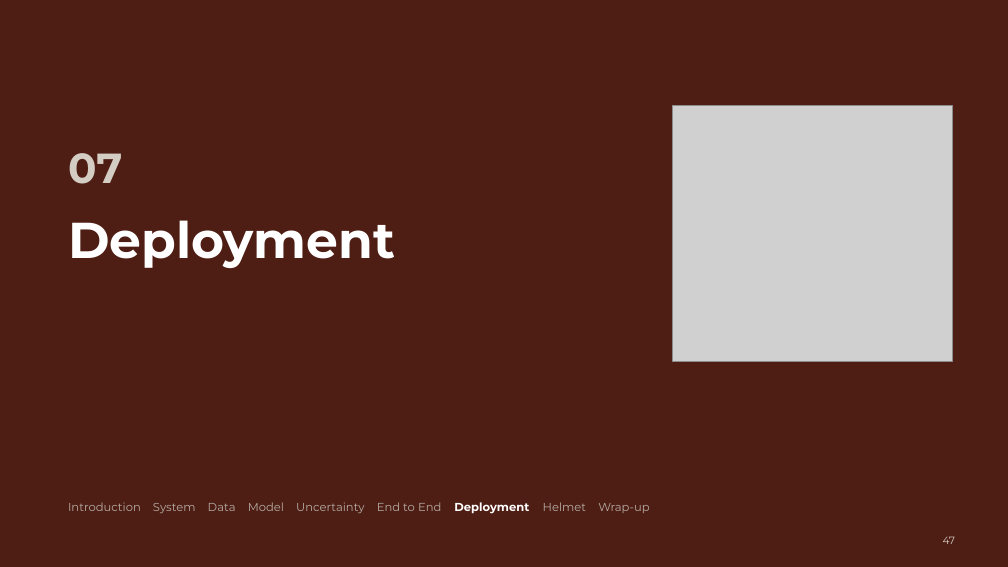
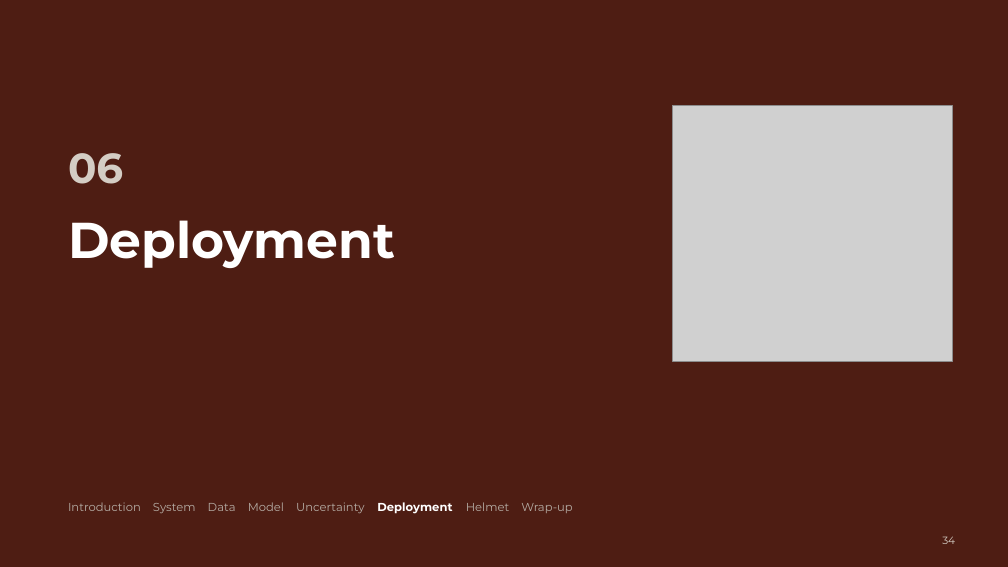
Before and after one commit to MASAR-AUS/SAQR, a slide deck: slide 34 of SAQR CMP490 Presentation.pptx (slide 47 before the commit). Drawn at 1008x567 pixels with LibreOffice and Linux fonts; fonts in the diff are those of the drawing; grey boxes stand for pictures. Boxes give left, top, right and bottom in pixels: in the first picture for what was removed or moved away, otherwise in the second. Text is boxed around its words. In the diff, an @@ line names an element or a change of style, - is before the commit and + after.

```diff
--- a/SAQR CMP490 Presentation.pptx
+++ b/SAQR CMP490 Presentation.pptx
@@ text at [68,153,123,184]: text changed @@
-07
+06
@@ text at [68,502,572,514]: text changed @@
-Introduction System Data Model Uncertainty End to End Deployment Helmet Wrap-up
+Introduction System Data Model Uncertainty Deployment Helmet Wrap-up
@@ page number at [942,536,955,544]: text changed @@
-47
+34
```
Also in this commit, not shown: 11 other slides changed, 4 slides added, 2 slides removed.
